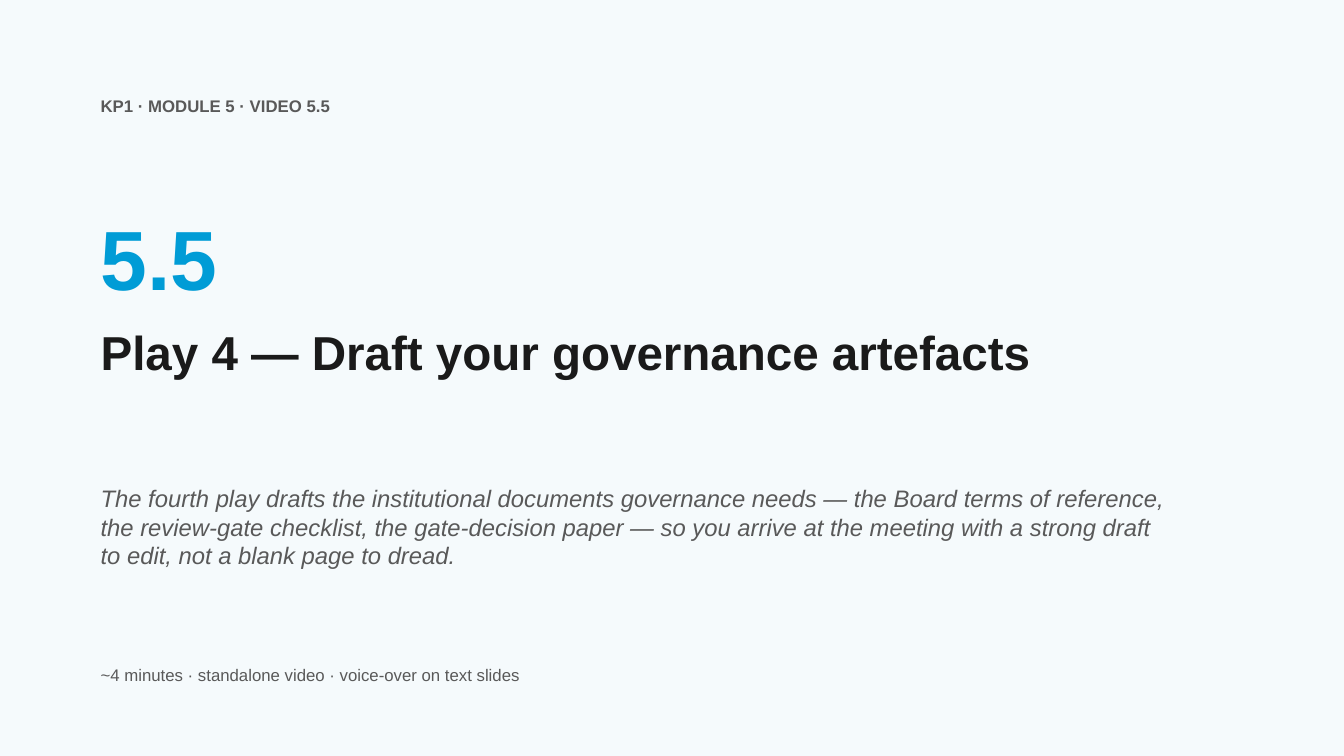
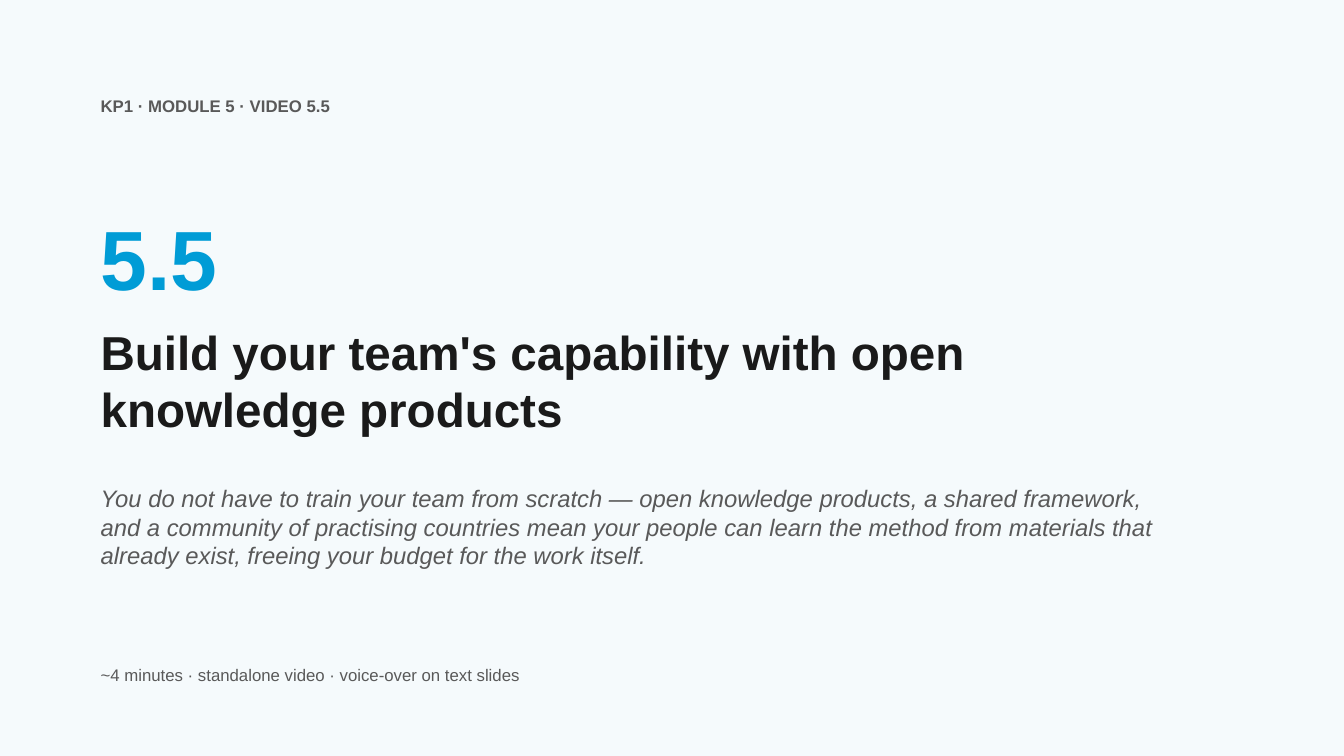
Before and after one commit to aarelaponin/geatdm-framework, a slide deck: slide 31 of 10-Knowledge-Products/KP1-GEA/videos/module_5/en/decks/KP1_M5_Deck_v0.1.pptx. Drawn at 1344x756 pixels with LibreOffice and Linux fonts; fonts in the diff are those of the drawing. Boxes give left, top, right and bottom in pixels: in the first picture for what was removed or moved away, otherwise in the second. Text is boxed around its words. In the diff, an @@ line names an element or a change of style, - is before the commit and + after.

```diff
--- a/10-Knowledge-Products/KP1-GEA/videos/module_5/en/decks/KP1_M5_Deck_v0.1.pptx
+++ b/10-Knowledge-Products/KP1-GEA/videos/module_5/en/decks/KP1_M5_Deck_v0.1.pptx
@@ text at (x1=101, y1=335, x2=964, y2=436): text changed @@
-Play 4 — Draft your governance artefacts
+Build your team's capability with open knowledge products
@@ text at (x1=101, y1=489, x2=1152, y2=569): text changed @@
-The fourth play drafts the institutional documents governance needs — the Board terms of reference, the review-gate checklist, the gate-decision paper — so you arrive at the meeting with a strong draft to edit, not a blank page to dread.
+You do not have to train your team from scratch — open knowledge products, a shared framework, and a community of practising countries mean your people can learn the method from materials that already exist, freeing your budget for the work itself.
```
Also in this commit, not shown: 35 other slides changed, 15 slides added, 15 slides removed, 58 other files.
